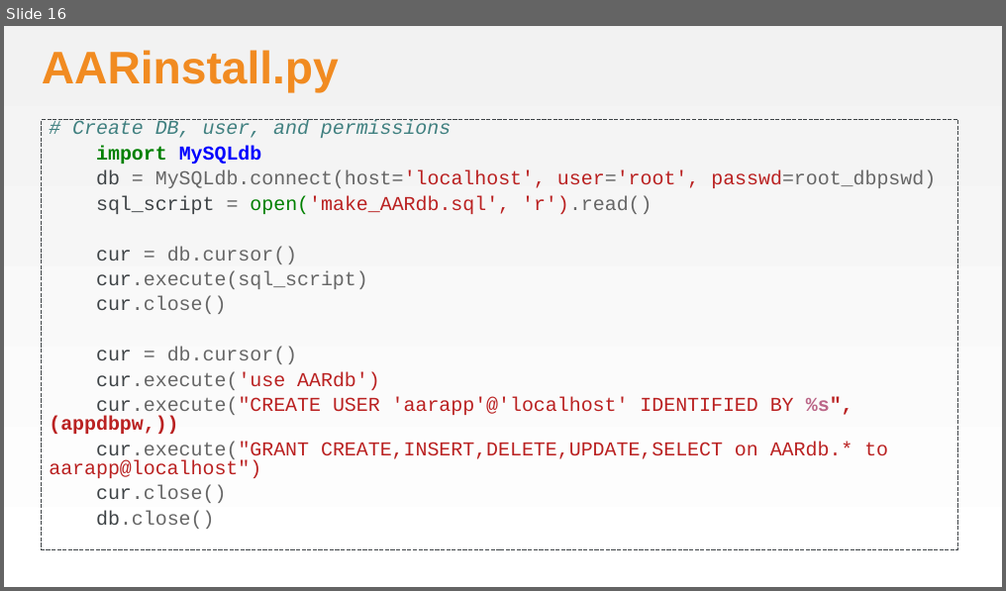
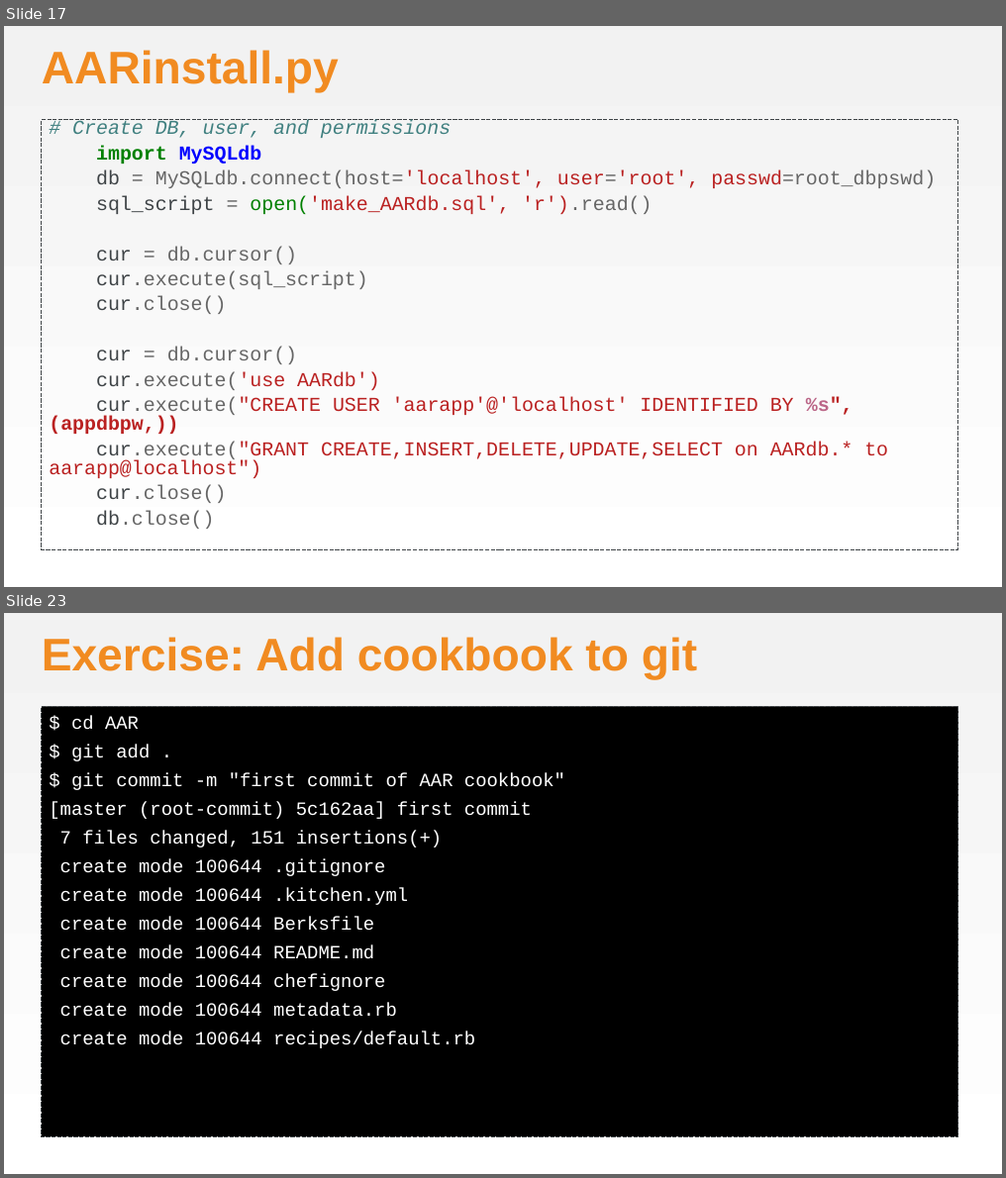
Before and after one commit to chef-training/workshops, a slide deck: Awesome_Appliance_Repair/AwesomeApplicanceRepair.pptx. Shown one above the other, each under a label of ours: slide 16 before the commit, slides 17 and 23 after it; the slides between them are not shown. The pictures are 1006x591 and 1006x1178 pixels, drawn with LibreOffice and Linux fonts; fonts in the diff are those of the drawing; background and template pictures are left out. Boxes give left, top, right and bottom in pixels: in the first picture for what was removed or moved away, otherwise in the second. Text is boxed around its words. In the diff, an @@ line names an element or a change of style, - is before the commit and + after.

```diff
--- a/Awesome_Appliance_Repair/AwesomeApplicanceRepair.pptx
+++ b/Awesome_Appliance_Repair/AwesomeApplicanceRepair.pptx
@@ slide 23 added at bbox=[4, 613, 1002, 1174], background gradient #F2F2F2 to #FFFFFF @@
@@ title added at bbox=[42, 637, 697, 680], 44 pt, text #F18B21, bold @@
+Exercise: Add cookbook to git
@@ text added at bbox=[42, 707, 958, 1137], fill #000000, outline #3E4346 0.75 pt dashed, 18 pt, text #FFFFFF @@
+$ cd AAR
+$ git add .
+$ git commit -m "first commit of AAR cookbook"
+[master (root-commit) 5c162aa] first commit
+7 files changed, 151 insertions(+)
+create mode 100644 .gitignore
+create mode 100644 .kitchen.yml
+create mode 100644 Berksfile
+create mode 100644 README.md
+create mode 100644 chefignore
+create mode 100644 metadata.rb
+create mode 100644 recipes/default.rb
@@ what was slide 16 is now slide 17 @@
```
Also in this commit, not shown: 1 slide changed, 9 other slides added, 1 other file.
